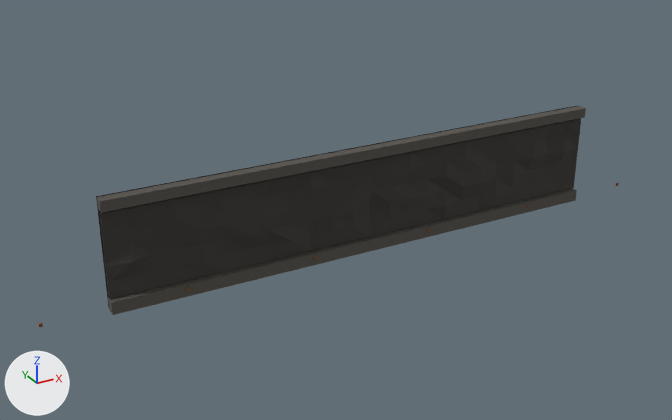
What one commit did to the glTF model export/slab_bunker_concrete_normal.glb.
One viewpoint serves both versions: a 50 mm camera at (-4.28, -7.12, 4.01) aimed at (-0.18, 0.33, 0.28). Every picture has the same lights, and +X, +Y and +Z are marked at lower left. The picture after the commit comes second. Vertices at exactly the same position are counted once.

Objects in the first picture: 'slab_bunker_concrete_normal'.
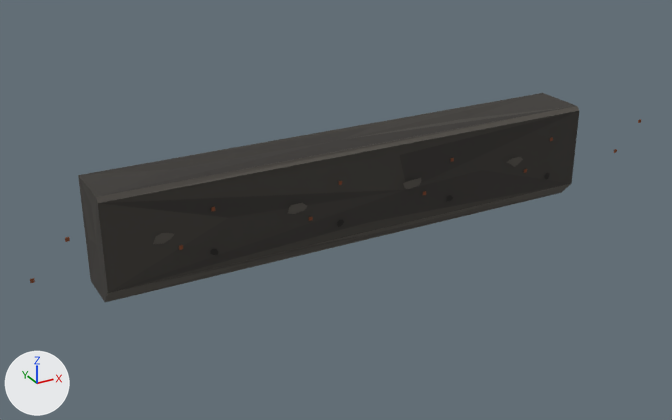
What differs and where, as boxes [x1, y1, x2, y2] in the pictures (672 x 420 px):
'slab_bunker_concrete_normal', reshaped
    before: [38, 105, 619, 327]
    after: [30, 93, 641, 302]
part 1 of me_slab_bunker_concrete_normal, rebuilt (15% taller)
    before: [99, 118, 581, 299]
    after: [78, 93, 579, 302]
part 2 of me_slab_bunker_concrete_normal, deleted
    before: [97, 106, 586, 213]
part 3 of me_slab_bunker_concrete_normal, cut back
    before: [96, 105, 578, 315]
    after: [153, 157, 550, 255]

What the commit changed:
me_slab_bunker_concrete_normal is used by ob_slab_bunker_concrete_normal; location (0.0, 0.0, 0.0).
me_slab_bunker_concrete_normal had 372 vertices, 704 faces and spanned x -3.22..3.22, y -0.1..0.03, z -0.03..1.03.
me_slab_bunker_concrete_normal now has 195 vertices, 266 faces and spans x -3.22..3.54, y -0.01..0.6, z -0.02..1.02.
me_slab_bunker_concrete_normal part 1: the loose piece of 300 vertices spanning x -2.6..2.6, y -0.08..0.02, z 0.1..0.9 is rebuilt with 35 vertices and now spans x -2.6..2.6, y 0.0..0.6, z -0.02..1.02.
me_slab_bunker_concrete_normal part 2: the loose piece of 8 vertices spanning x -2.6..2.6, y -0.09..0.01, z 0.93..1.03 is deleted.
Part 3, on me_slab_bunker_concrete_normal:
16 vertices are removed from x -2.6..2.6, y -0.09..0.03, z -0.03..1.03.
24 faces are deleted.
64 vertices are added at x -2.17..2.26, y -0.01, z 0.26..0.6.
56 new faces join them.
Other edits to the shape of me_slab_bunker_concrete_normal do not show in these pictures.
